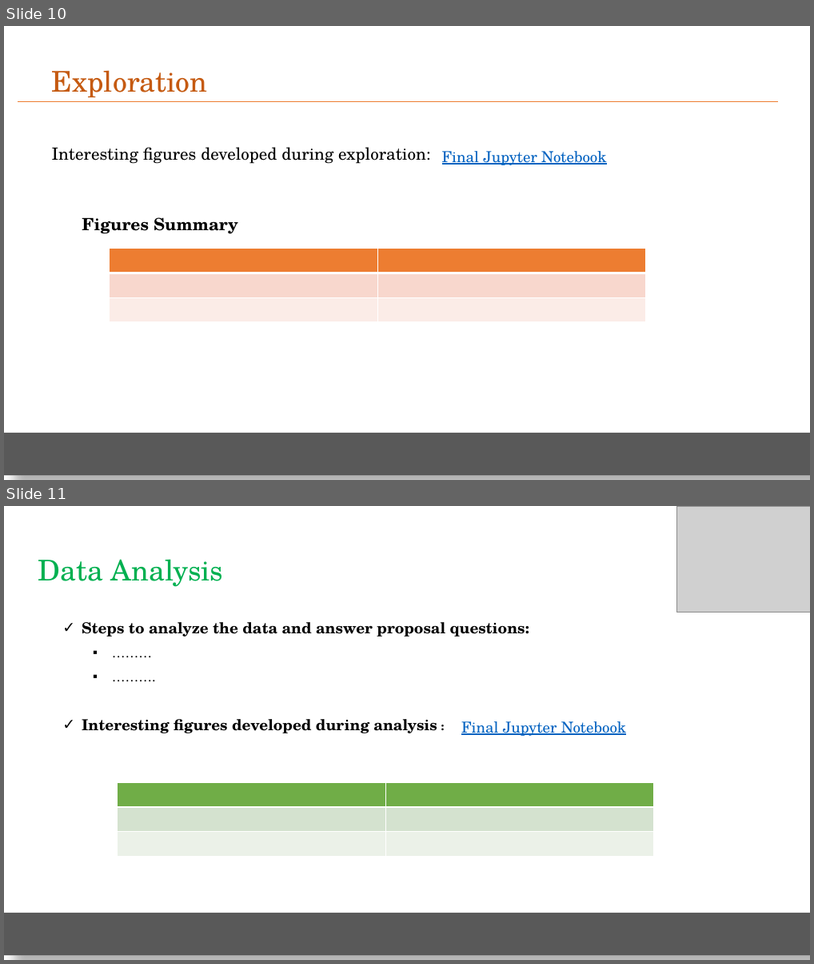
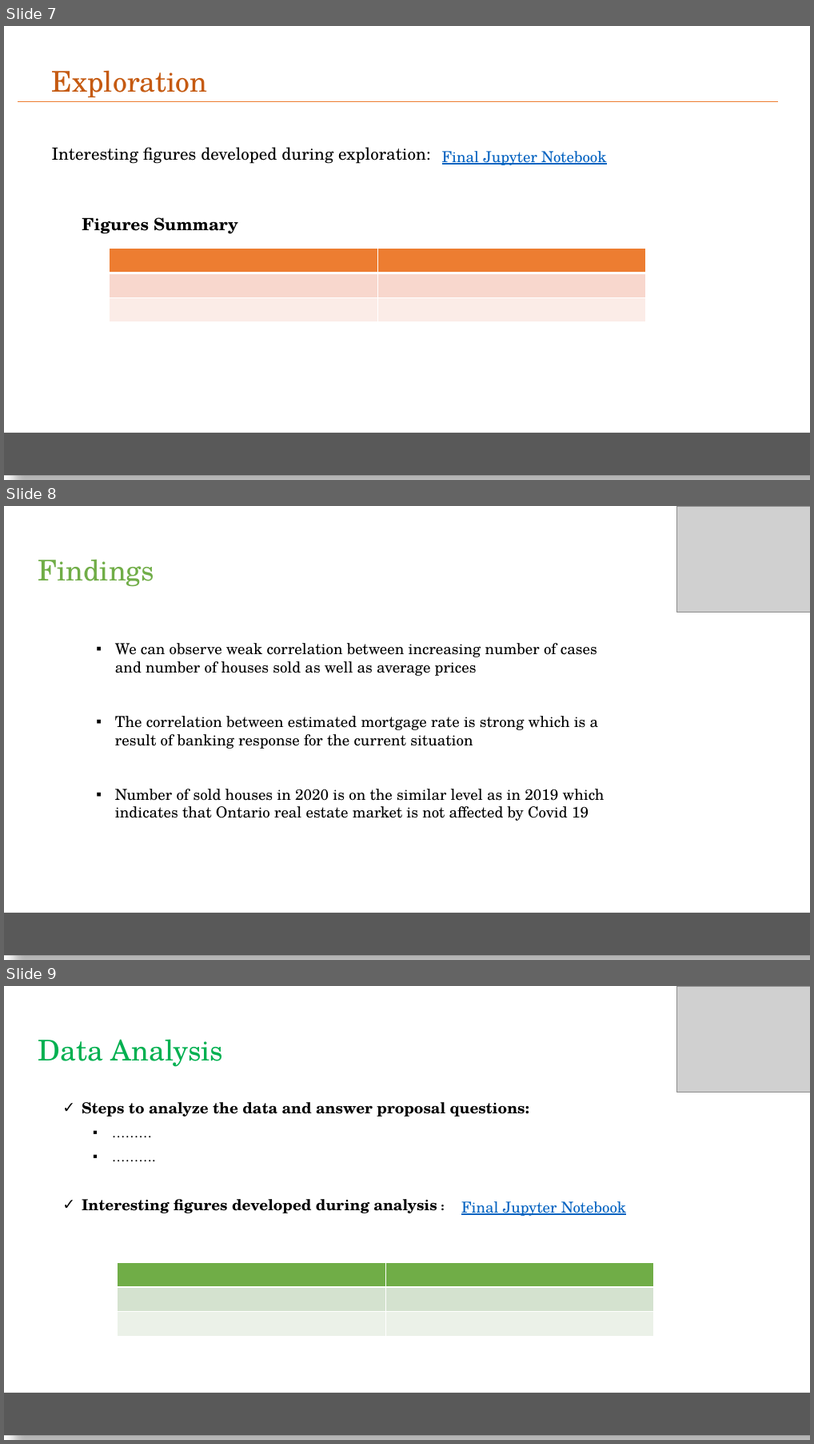
Before and after one commit to elubanska/GTA_real_estate_market, a slide deck: Real Estate Mkt.pptx. Shown one above the other, each under a label of ours: slides 10 and 11 before the commit, slides 7, 8 and 9 after it. The pictures are 814x964 and 814x1444 pixels, drawn with LibreOffice and Linux fonts; fonts in the diff are those of the drawing; grey boxes stand for pictures. Boxes give left, top, right and bottom in pixels: in the first picture for what was removed or moved away, otherwise in the second. Text is boxed around its words. In the diff, an @@ line names an element or a change of style, - is before the commit and + after.

```diff
--- a/Real Estate Mkt.pptx
+++ b/Real Estate Mkt.pptx
@@ slide 8 added at bbox=[4, 506, 810, 960], background #FFFFFF @@
@@ picture added at bbox=[678, 506, 810, 612] @@
@@ text added at bbox=[38, 559, 155, 587], 34 pt, text #70AD47 @@
+Findings
@@ text added at bbox=[115, 643, 605, 820], 18 pt, text #000000 @@
+▪ We can observe weak correlation between increasing number of cases and number of houses sold as well as average prices
+▪ The correlation between estimated mortgage rate is strong which is a result of banking response for the current situation
+▪ Number of sold houses in 2020 is on the similar level as in 2019 which indicates that Ontario real estate market is not affected by Covid 19
@@ rectangle added at bbox=[4, 912, 810, 955], fill #595959 @@
@@ what was slide 10 is now slide 7 @@
@@ what was slide 11 is now slide 9 @@
```
Also in this commit, not shown: 4 slides changed, 4 slides removed.
